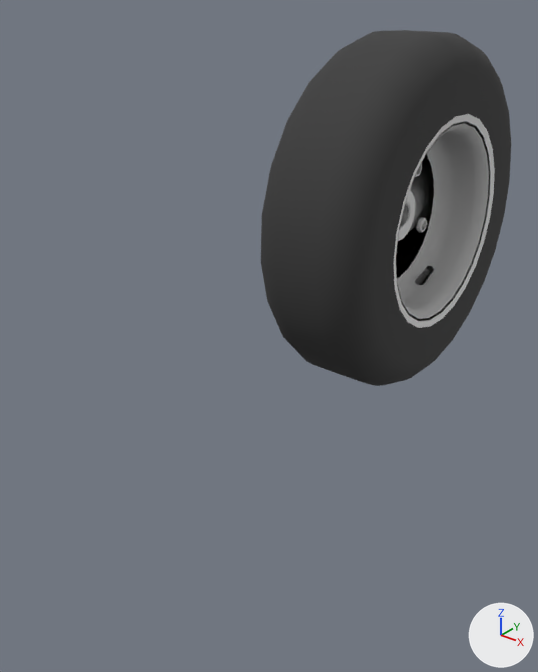
A saved change to the COLLADA model description/meshes/robot_b/robot_b_l_wheel.dae.
The view is the same before and after, from a 50 mm camera at (0.309, -0.322, 0.328) aimed at (0.001, 0.063, 0.09). Every picture has the same lights, and +X, +Y and +Z are marked at lower right.

Objects in the first picture: 'group_1', 'group_3.002', 'tire_2'.
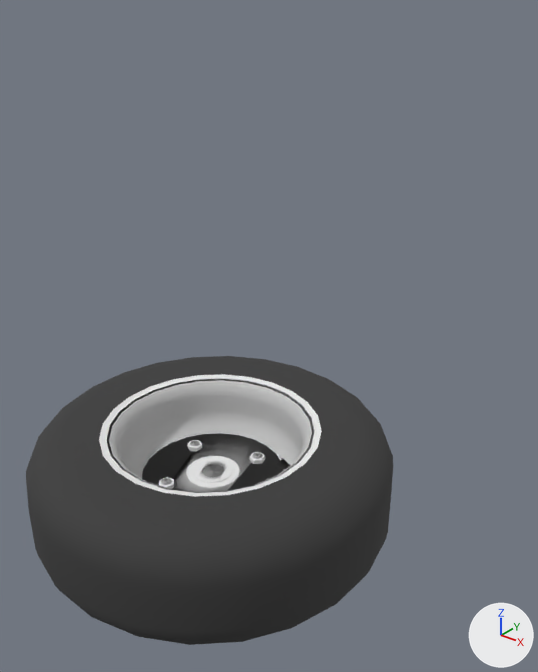
ob_group_0 is not drawn itself; it is the parent of ob_tire_2.

Edits to the scene script, one JSON object a line:
```json
{"op": "set", "path": "ob_group_0.location", "old": "(0.0015, 0.0369, 0.0378)", "new": "(-0.248, -0.386, 0.0434)"}
{"op": "set", "path": "ob_group_0.rotation_euler", "old": "(-1.571, 0.0, 0.0)", "new": "(0.0, 1.571, 0.0)", "note": "degrees (-90, 0, 0) -> degrees (0, 90, 0)"}
{"op": "set", "path": "ob_tire_2.parent", "old": "ob_group_0", "new": "ob_group_1"}
{"op": "set", "path": "ob_tire_2.location", "old": "(0.0838, 0.0378, 0.0521)", "new": "(0.0, -0.293, 0.0521)"}
{"op": "set", "path": "ob_tire_2.rotation_euler", "old": "(-0.353, 0.0, -3.142)", "new": "(-0.353, 0.0, 0.0)", "note": "degrees (-20, 0, -180) -> degrees (-20, 0, 0)"}
{"op": "set", "path": "ob_group_1.scale", "old": "(1.0, 1.0, -1.72)", "new": "(1.0, 1.0, 1.0)"}
{"op": "set", "path": "ob_group_1.parent", "old": "ob_tire_2", "new": "ob_group_0"}
{"op": "set", "path": "ob_group_1.location", "old": "(0.0314, 0.0505, 0.126)", "new": "(0.0015, 0.258, 0.12)"}
{"op": "set", "path": "ob_group_1.rotation_euler", "old": "(1.769, 0.697, 0.698)", "new": "(-1.571, 0.0, 0.0)", "note": "degrees (101, 40, 40) -> degrees (-90, 0, 0)"}
{"op": "set", "path": "ob_group_2.location", "old": "(0.0045, -0.00172, 0.00358)", "new": "(0.0314, 0.0505, 0.126)"}
{"op": "set", "path": "ob_group_2.scale", "old": "(0.793, 0.793, 0.59)", "new": "(1.0, 1.0, -1.72)"}
{"op": "set", "path": "ob_group_3_002.location", "old": "(0.0146, -0.00193, 0.00555)", "new": "(0.0045, -0.00172, 0.00358)"}
{"op": "set", "path": "ob_group_3_002.rotation_euler", "old": "(-1.571, -0.691, 1.571)", "new": "(-1.571, -0.953, 1.571)", "note": "degrees (-90, -40, 90) -> degrees (-90, -55, 90)"}
```

Where the change shows, as pixel boxes (x1, y1, x2, y2) in the pictures (538 x 672 px):
```json
{"object": "tire_2", "change": "moved, turned, rescaled", "before": [261, 30, 511, 386], "after": [26, 356, 393, 645]}
{"object": "group_1", "change": "no longer drawn", "before": [415, 266, 434, 285]}
{"object": "group_4.002", "change": "now drawn", "after": [249, 452, 265, 464], "faces in mat_metal_rough (its picture is missing)": [249, 452, 265, 464]}
{"object": "group_4.003", "change": "now drawn", "after": [187, 440, 202, 452]}
{"object": "group_4.001", "change": "now drawn", "after": [159, 477, 174, 489]}
{"object": "group_3.002", "change": "moved, turned, rescaled", "before": [417, 217, 427, 232], "on screen": "not visible afterwards"}
{"object": "group_2", "change": "moved, turned, rescaled", "after": [277, 458, 291, 471], "on screen": "not visible before"}
{"object": "group_3.003", "change": "moved, turned, rescaled", "before": [415, 164, 422, 177], "on screen": "not visible afterwards"}
```
